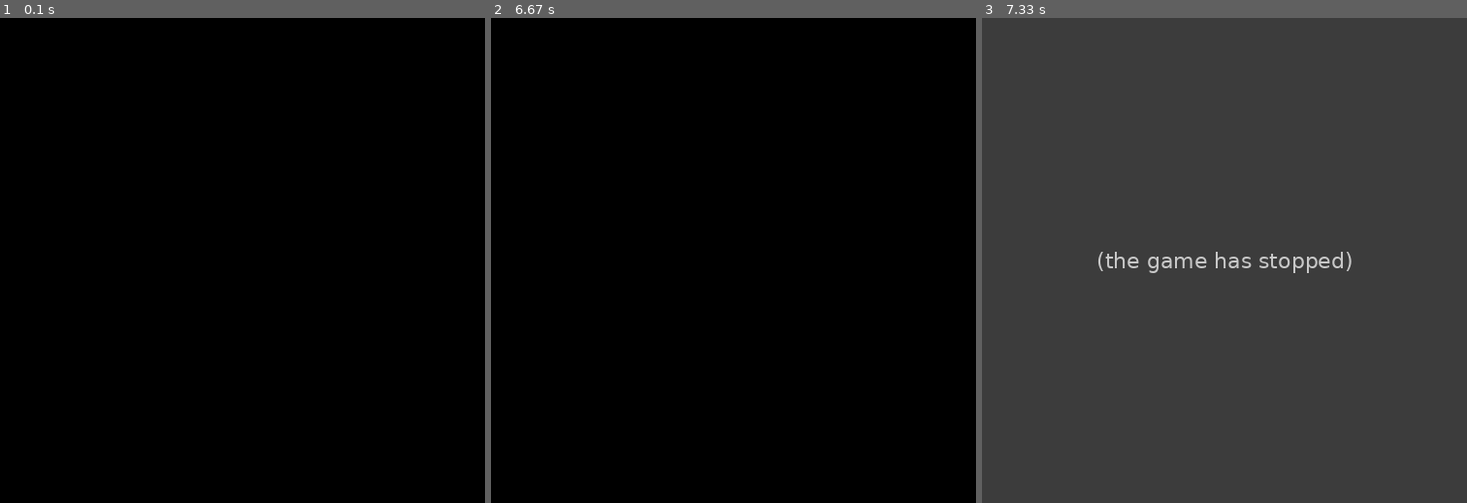
Above: before the commit, frames 1-3 (left to right).
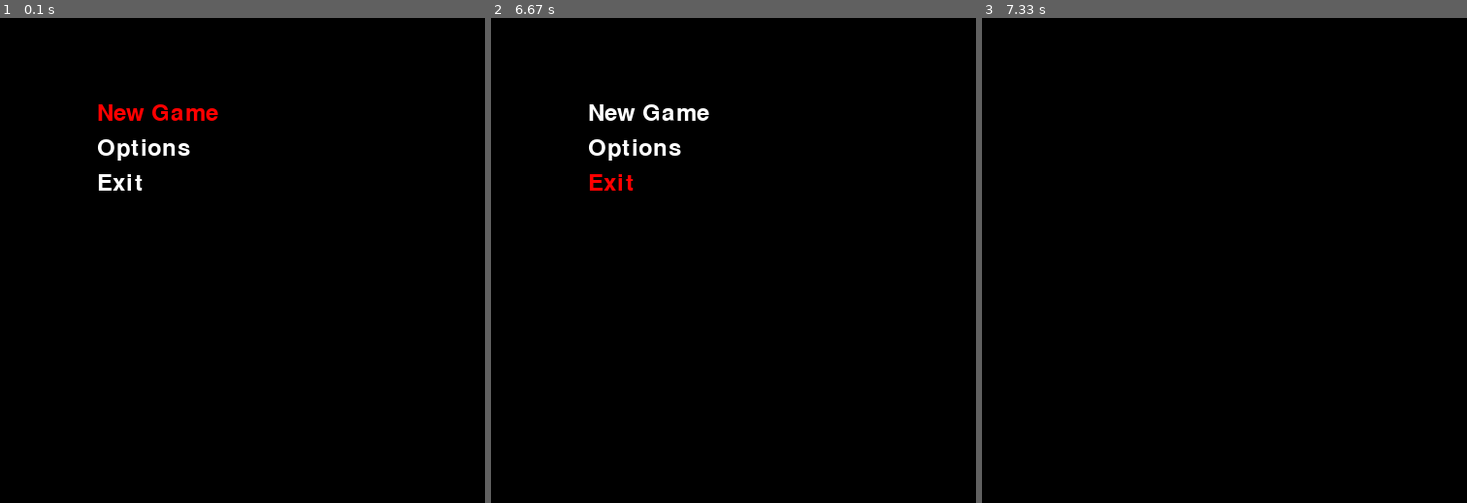
Above: after the commit, the same moments.

Repository: Vladislav2397/PyGamer
Game: pygame game, started from main.py
Same seed, same stepped clock (60 frames per second), same inputs: the game is played once before the commit and once after it.
Inputs:
- Up to frame 1 (0.1 s): no input
- Up to frame 2 (6.67 s): tap Enter at 0.33, 1.17 s; hold Esc 0.67-1.13 s; hold Esc 4.5-4.97 s; hold Enter 5-5.47 s; hold Up 5-5.47 s; tap Esc at 6 s; hold Up from 6.33 s (still down)
- Up to frame 3 (7.33 s): release Up at 6.8 s; hold Down 6.83-7.13 s; tap Enter at 7.17 s

The runs differ from the first frame. In frame 1, 0.9% of the frame differs, in the area x 20-45%, y 17-36%; in frame 2, 0.9%; in frame 3, 100%, in the area x 0-100%, y 0-100%.
Before the commit the program exited at 7.2 s; later frames show no game.

Commit message:
Add frames configuration

Diff:
--- /dev/null
+++ b/common/frame.py
@@ -0,0 +1,38 @@
+import pygame.event
+
+from common.config import WINDOW_SIZE
+
+
+class Frame:
+    def __init__(self):
+        self._is_close = False
+        self._window = pygame.display.set_mode(WINDOW_SIZE)
+
+    def draw(self):
+        pass
+
+    def check_events(self, event: pygame.event.Event):
+        pass
+
+    @property
+    def is_close(self):
+        return self._is_close
+
+    @property
+    def timeout(self):
+        return 0.2
+
+    def close(self):
+        self._is_close = True
+
+
+class Config:
+    _frame = None
+
+    @property
+    def frame(self):
+        return Config._frame
+
+    @staticmethod
+    def set_frame(frame: Frame):
+        Config._frame = frame
--- a/main.py
+++ b/main.py
@@ -14,6 +14,7 @@
     FPS, TIMEOUT,
 )
 from common.base_game import BaseGame
+from common.frame import Config
 from pySnake.main_menu import MainMenu
 from pySnake.game import SnakeGame
 
@@ -27,18 +28,24 @@
 
 class Game:
     """ Base class of game """
-    game: Union[BaseGame, None] = SnakeGame()
-    main_menu = MainMenu()
+    # game: Union[BaseGame, None] = SnakeGame()
+    # main_menu = MainMenu()
+    config = Config
+    frame = Config.frame
 
     def __init__(self, window_size: tuple = None) -> None:
         """ Initialize of 'GAME' object """
         pygame.init()
 
+        # window here and in frame is singleton
         self._window = display.set_mode(window_size or WINDOW_SIZE)
         self._width, self._height = self._window.get_size()
         self._is_play = True
         self._timer = time()
         self._time = Clock()
+
+        menu = MainMenu()
+        self.config.set_frame(menu)
 
     def run(self) -> None:
         """ Run main loop of game """
@@ -47,8 +54,9 @@
         while self._is_play:
             self._check_events()
             if self.is_time:
-                self.game.run()
+                # self.game.run()
                 # self.main_menu.run()
+                self.frame.draw()
                 # self.main_menu.draw(self._window)
             display.flip()
 
@@ -56,21 +64,21 @@
     def is_time(self) -> bool:
         """ It's property return boolean if is timeout """
         if self._timer < time():
-            self._timer = time() + TIMEOUT
+            self._timer = time() + self.frame.timeout
             return True
         return False
 
     def _check_events(self) -> None:
         """ Check all events and set action """
-        if self.main_menu.is_close:
+        if self.frame.is_close:
             self.close()
 
         for event in pygame.event.get():
             if event.type == QUIT:
                 self.close()
             elif event.type == KEYDOWN:
-                if self.main_menu.check_events:
-                    self.main_menu.check_events(event)
+                if self.frame.check_events:
+                    self.frame.check_events(event)
 
     def close(self) -> None:
         """ Close main loop of game """
--- a/pySnake/game.py
+++ b/pySnake/game.py
@@ -1,13 +1,15 @@
 from pygame.sprite import Group
+from pygame.locals import K_ESCAPE
 
-from common.base_game import BaseGame
+from common.frame import Frame, Config
 from common.other import MyColor
+import pySnake
 
 from pySnake.eat import Eat
 from pySnake.snake import Snake
 
 
-class SnakeGame(BaseGame):
+class SnakeGame(Frame):
     def __init__(self):
         super().__init__()
 
@@ -18,7 +20,9 @@
         self._all_groups = Group(*self.snake, self.eat)
 
     def check_events(self, event):
-        pass
+        if event.key == K_ESCAPE:
+            menu = pySnake.main_menu.MainMenu()
+            Config.set_frame(menu)
 
     def update(self):
         pass
--- a/pySnake/main_menu.py
+++ b/pySnake/main_menu.py
@@ -1,10 +1,10 @@
 from enum import Enum
 
 import pygame
-from pygame.surface import Surface
-from common.base_game import BaseGame
+from pygame.locals import K_UP, K_DOWN, K_RETURN
+from common.frame import Frame, Config
 from common.other import MyColor
-from pygame.locals import K_UP, K_DOWN, K_RETURN
+import pySnake
 
 
 class CycleIterator:
@@ -43,7 +43,7 @@
     EXIT = 'Exit'
 
 
-class MainMenu(BaseGame):
+class MainMenu(Frame):
     def __init__(self):
         super().__init__()
 
@@ -68,20 +68,27 @@
             self.on_enter()
 
     def on_enter(self):
-        if self.active_menu_item == Menu.EXIT:
+        if self.active_menu_item == Menu.NEW_GAME:
+            game = pySnake.game.SnakeGame()
+            Config.set_frame(game)
+        elif self.active_menu_item == Menu.EXIT:
             self.close()
 
-    def draw(self, window: Surface):
+    def draw(self):
         color = MyColor.BLACK
 
-        window.fill(color)
+        self._window.fill(color)
 
         font = pygame.font.Font(None, 36)
         for index, item in enumerate(Menu):
             font_color = (255, 0, 0) if item == self.active_menu_item else (255, 255, 255)
             text = font.render(item.value, True, font_color)
 
-            window.blit(text, (100, 50 + (index + 1) * 36))
+            self._window.blit(text, (100, 50 + (index + 1) * 36))
+
+    @property
+    def timeout(self):
+        return 0.1
 
     def game_over(self):
         pass
